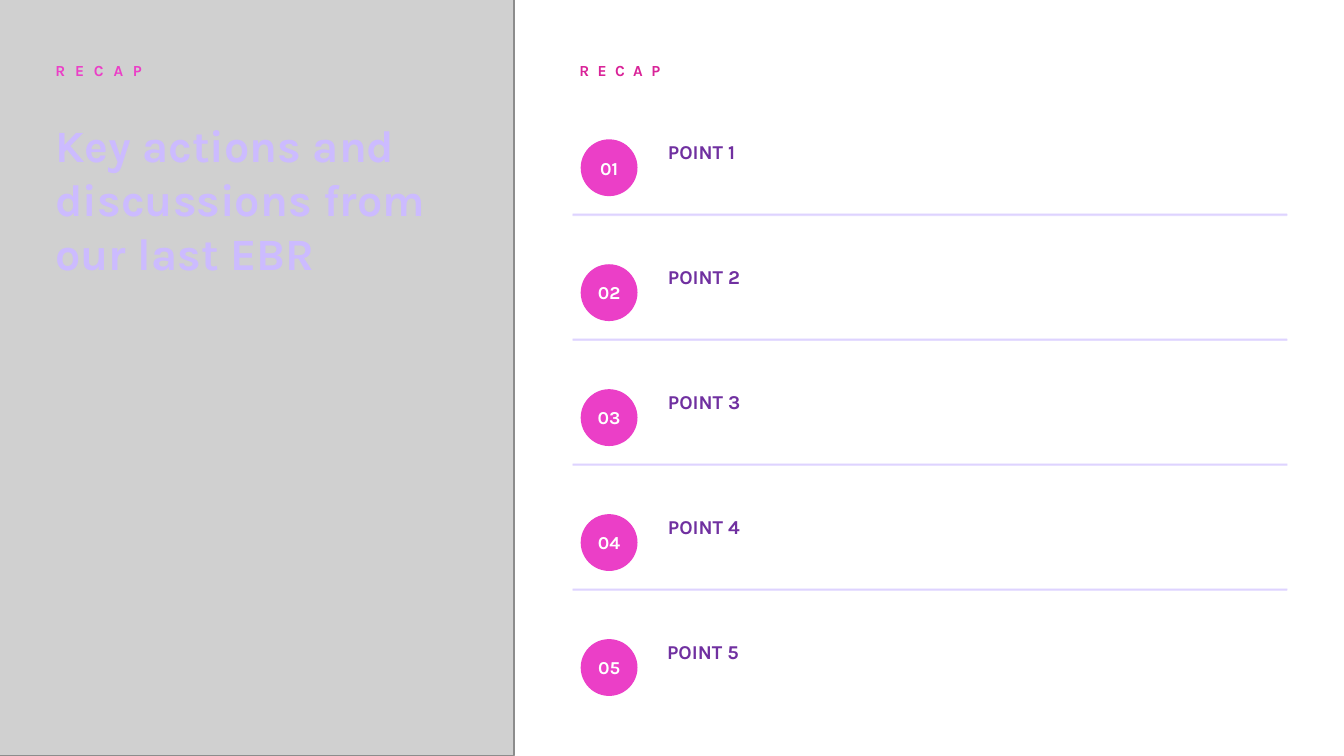
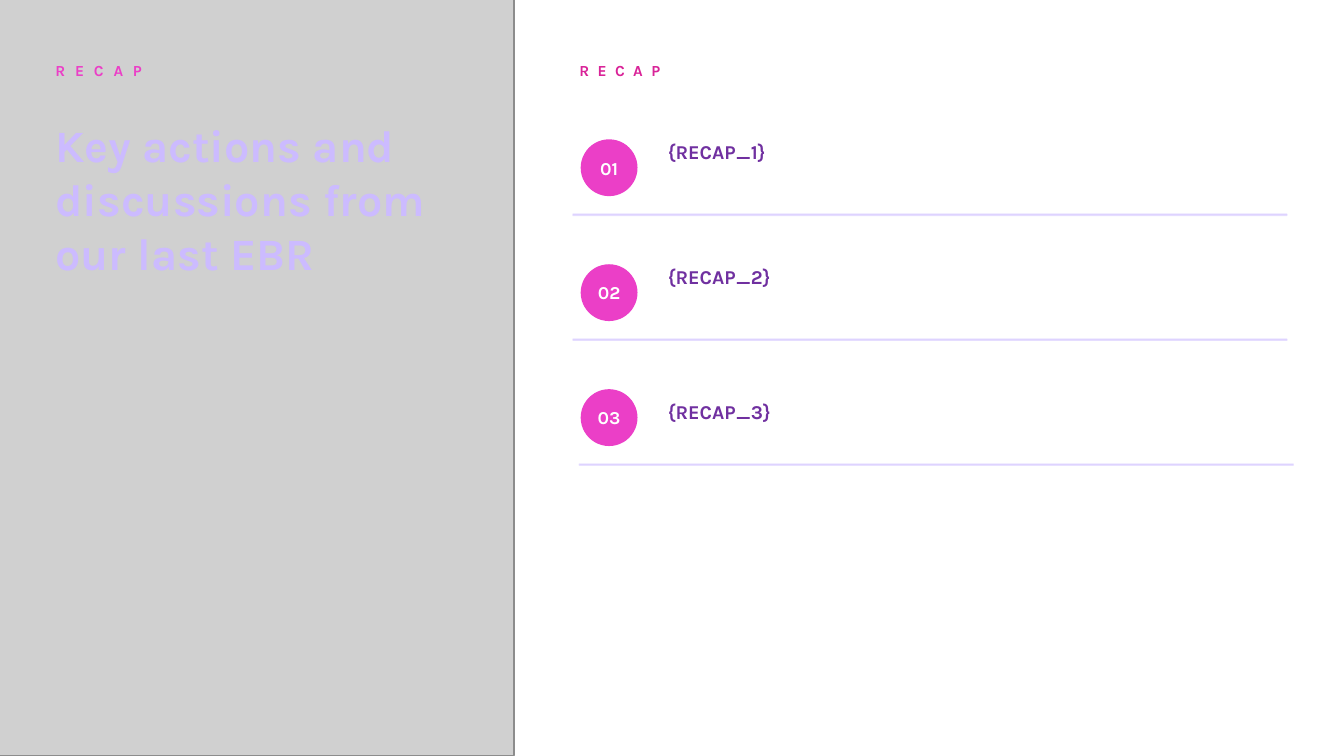
Before and after one commit to oresanniowo-beep/EBR-Gen-v2, a slide deck: slide 4 of EBR_Template.pptx (slide 5 before the commit). Drawn at 1344x756 pixels with LibreOffice and Linux fonts; fonts in the diff are those of the drawing; grey boxes stand for pictures. Boxes give left, top, right and bottom in pixels: in the first picture for what was removed or moved away, otherwise in the second. Text is boxed around its words. In the diff, an @@ line names an element or a change of style, - is before the commit and + after.

```diff
--- a/EBR_Template.pptx
+++ b/EBR_Template.pptx
@@ text at (668,143,766,162): text changed @@
-POINT 1
+{RECAP_1}
@@ text at (668,268,771,287): text changed @@
-POINT 2
+{RECAP_2}
@@ text at (668,403,771,422): text changed @@
-POINT 3
+{RECAP_3}
@@ rectangle: place and size @@
-rectangle at (573,464,1287,465)
+rectangle at (580,464,1294,465)
@@ ellipse removed at (582,515,637,571) @@
@@ text removed at (598,537,620,549) @@
-04
@@ text removed at (668,521,740,535) @@
-POINT 4
@@ rectangle removed at (573,589,1287,590) @@
@@ ellipse removed at (582,640,637,696) @@
@@ text removed at (667,646,738,660) @@
-POINT 5
@@ text removed at (598,662,620,674) @@
-05
```
Also in this commit, not shown: 28 other slides changed, 10 slides added, 10 slides removed.
